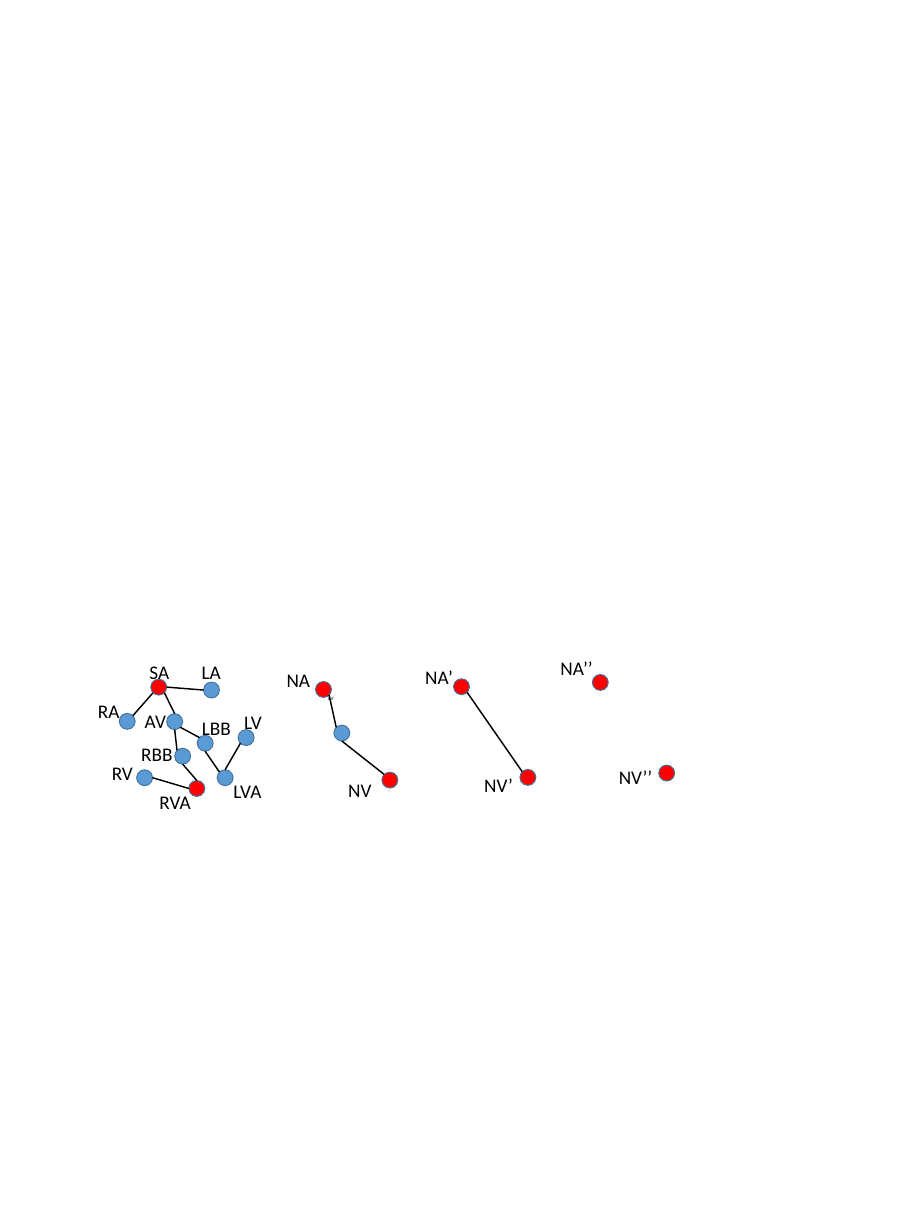
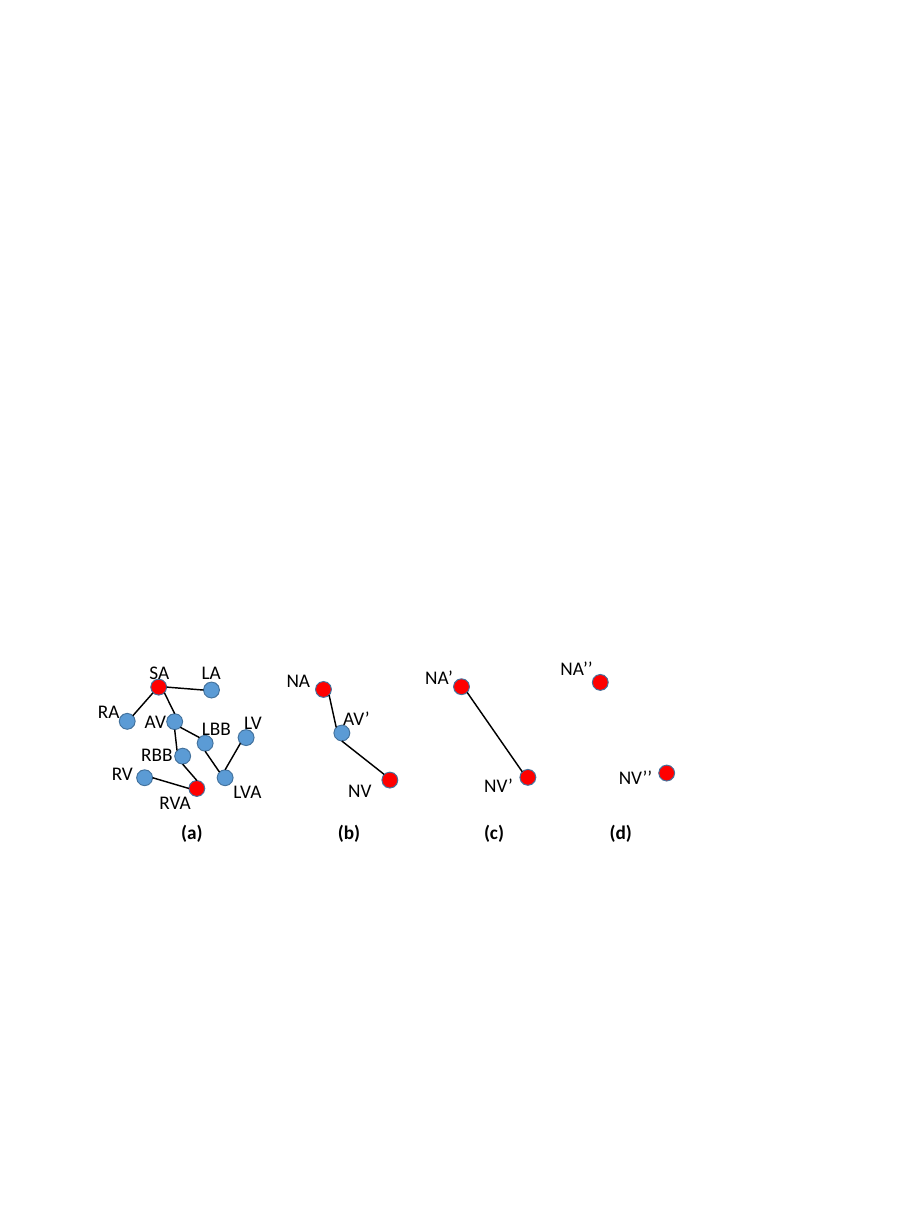
Before and after one commit to mlab-upenn/REGAR-FORMAT15, a slide deck: slide 2 of figs/abs.pptx. Drawn at 924x1232 pixels with LibreOffice and Linux fonts; fonts in the diff are those of the drawing. Boxes give left, top, right and bottom in pixels: in the first picture for what was removed or moved away, otherwise in the second. Text is boxed around its words. In the diff, an @@ line names an element or a change of style, - is before the commit and + after.

```diff
--- a/figs/abs.pptx
+++ b/figs/abs.pptx
@@ text "AV’": place and size @@
-text "AV’" at <box>328,696,335,702</box>
+text "AV’" at <box>343,711,370,731</box>
@@ text "AV’" at <box>343,711,370,731</box>: size 5 to 20 pt @@
@@ text added at <box>181,825,202,842</box>, 20 pt, text #000000, bold @@
+(a)
@@ text added at <box>338,825,360,842</box>, 20 pt, text #000000, bold @@
+(b)
@@ text added at <box>484,825,504,842</box>, 20 pt, text #000000, bold @@
+(c)
@@ text added at <box>610,825,632,842</box>, 20 pt, text #000000, bold @@
+(d)
```
Also in this commit, not shown: 2 other files.
